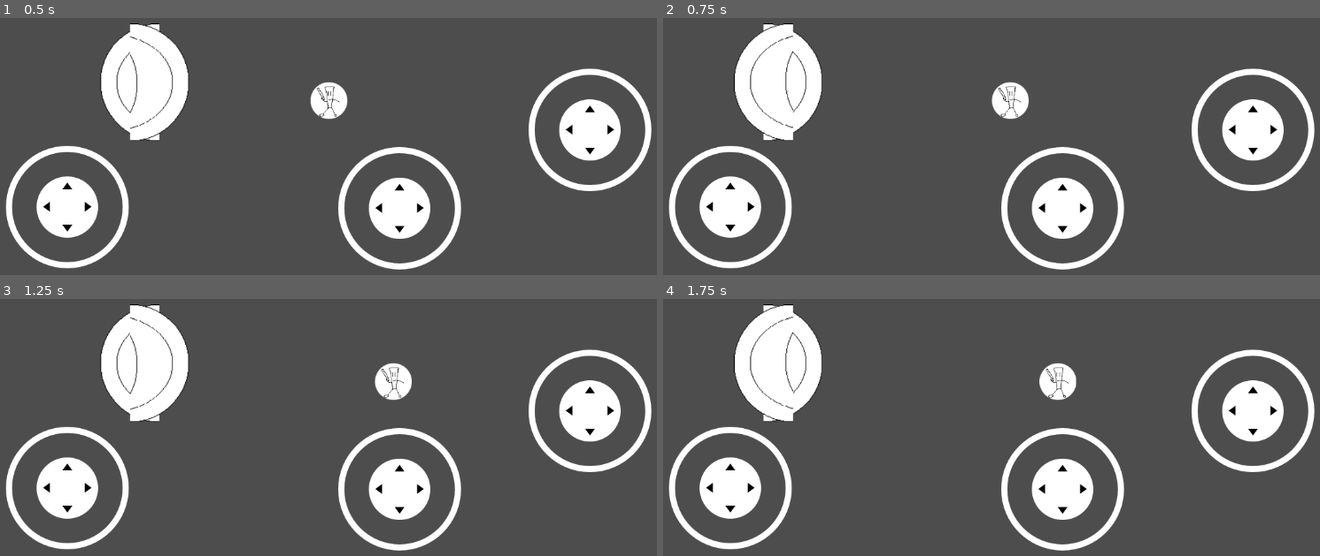
Above: before the commit, frames 1-4 (two rows, left to right).
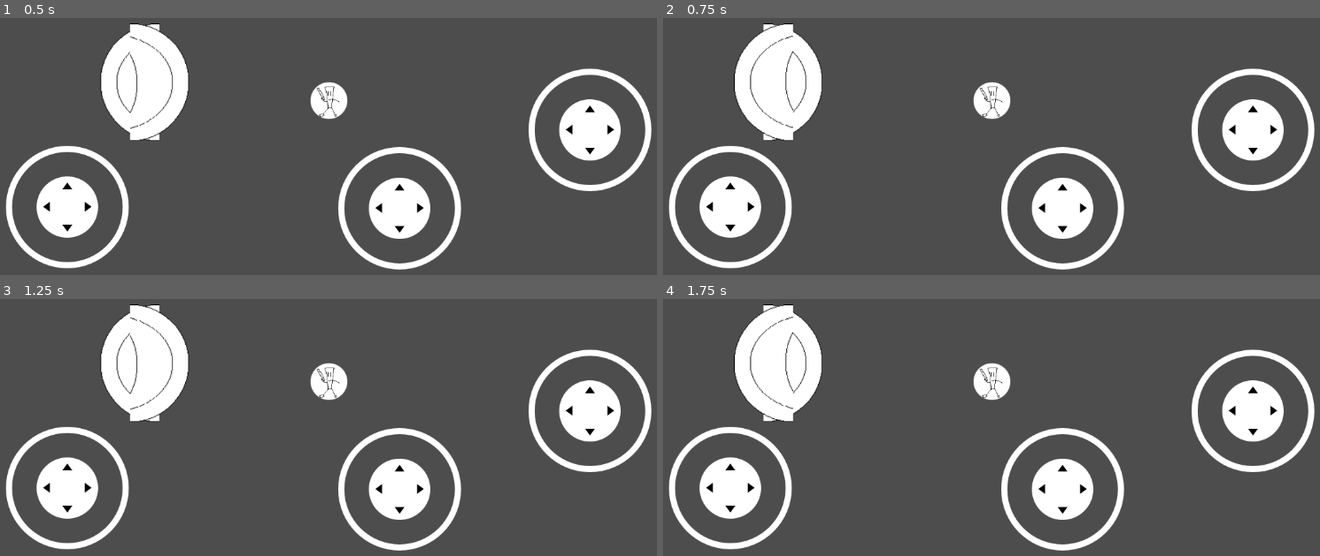
Above: after the commit, the same moments.

Repository: Treidexy/italianfighter
Game: Godot game, scene res://scenes/main.tscn
The game is run twice, just before and just after one commit, with the same random seed, the same clock (stepped at 60 frames per second) and the same inputs.
Inputs (mouse positions are in pixels of both pictures, inside the frame that each line leads up to):
- Up to frame 1 (0.5 s): no input
- Up to frame 2 (0.75 s): tap Enter at 0.5 s; move the mouse to (1149, 79) at 0.52 s; hold D (right) from 0.53 s (still down); click (1149, 79) at 0.67 s
- Up to frame 3 (1.25 s): keep holding D (right)
- Up to frame 4 (1.75 s): release D (right) at 1.25 s; drag from (853, 401) to (958, 460) at 1.27 s

Frame 1 is identical in both runs. In frame 2, 0.9% of the frame differs, in the area x 47-56%, y 24-40%; in frame 3, 1.3%, in the area x 47-63%, y 24-40%; in frame 4, 1.3%.
Error after the commit: Invalid access to property or key 'stat' on a base object of type 'Nil'. (res://scripts/player.gd:13)

Commit message:
fck godot may everyone who contributed to it di in a hole

Diff:
--- a/scenes/player.tscn
+++ b/scenes/player.tscn
@@ -1,15 +1,15 @@
-[gd_scene load_steps=6 format=3 uid="uid://gkkaaufyce68"]
+[gd_scene load_steps=5 format=3 uid="uid://gkkaaufyce68"]
 
 [ext_resource type="Texture2D" uid="uid://d27d4fmny001g" path="res://assets/circle.png" id="1_g2els"]
 [ext_resource type="Script" uid="uid://bmr36mnhgd4ds" path="res://scripts/player.gd" id="1_qhqgy"]
 [ext_resource type="Texture2D" uid="uid://cwwv4dlu1cm50" path="res://assets/troops/tung/tung.png" id="3_qlg0r"]
-[ext_resource type="Script" uid="uid://bxnfh3aap2eps" path="res://scripts/troops/tung/tung.gd" id="4_qlg0r"]
 
 [sub_resource type="CircleShape2D" id="CircleShape2D_g2els"]
 
 [node name="Player" type="CharacterBody2D"]
-script = ExtResource("4_qlg0r")
-metadata/_custom_type_script = "uid://bxnfh3aap2eps"
+motion_mode = 1
+script = ExtResource("1_qhqgy")
+metadata/_custom_type_script = "uid://bmr36mnhgd4ds"
 
 [node name="CollisionShape2D" type="CollisionShape2D" parent="."]
 shape = SubResource("CircleShape2D_g2els")
@@ -23,8 +23,3 @@
 position = Vector2(1, 4.76837e-07)
 scale = Vector2(0.2375, 0.240625)
 texture = ExtResource("3_qlg0r")
-
-[node name="Node" type="Node" parent="." node_paths=PackedStringArray("BODY", "TROOP")]
-script = ExtResource("1_qhqgy")
-BODY = NodePath("..")
-TROOP = NodePath("..")
--- a/scenes/troops/tung/tung_slash.tscn
+++ b/scenes/troops/tung/tung_slash.tscn
@@ -5,6 +5,7 @@
 
 [node name="TungSlash" type="CharacterBody2D"]
 input_pickable = true
+motion_mode = 1
 script = ExtResource("1_6hsx7")
 metadata/_custom_type_script = "uid://cr4k35vtsl71e"
 
--- a/scripts/player.gd
+++ b/scripts/player.gd
@@ -1,22 +1,29 @@
-extends Node
+class_name Player
+extends CharacterBody2D
 
-@export var BODY: CharacterBody2D;
 @export var TROOP: Troop;
-var dir := Vector2(0, 0);
+var main_dir := Vector2(0, 0);
+var super_dir := Vector2(0, 0);
 
 func _physics_process(delta: float) -> void:
 	var dx = Input.get_axis("left", "right");
 	var dy = Input.get_axis("up", "down");
 	var d = Vector2(dx, dy).normalized();
 
-	BODY.velocity = d * TROOP.stat.SPEED;
-	BODY.move_and_slide();
+	velocity = d * TROOP.stat.SPEED;
+	move_and_slide();
 
 	# because on mouseUp event, joystick is reset before we can read it :(
-	var x := Input.get_axis('aim_left', 'aim_right')
-	var y := Input.get_axis('aim_up', 'aim_down')
-	dir = Vector2(x, y).normalized();
+	var x := Input.get_axis('aim_main_left', 'aim_main_right')
+	var y := Input.get_axis('aim_main_up', 'aim_main_down')
+	main_dir = Vector2(x, y).normalized();
+	x = Input.get_axis('aim_super_left', 'aim_super_right')
+	y = Input.get_axis('aim_super_up', 'aim_super_down')
+	super_dir = Vector2(x, y).normalized();
 
 func _input(event: InputEvent) -> void:
-	if event is InputEventMouseButton and event.is_pressed() == false and dir.length() > 0:
-		TROOP.main(dir);
+	if event is InputEventMouseButton and event.is_pressed() == false:
+		if main_dir.length() > 0:
+			TROOP.main(main_dir);
+		if super_dir.length() > 0:
+			TROOP.zuper(super_dir);
--- a/scripts/troops/tung/tung.gd
+++ b/scripts/troops/tung/tung.gd
@@ -13,7 +13,7 @@
 	proj.rotation = dir.angle();
 
 func zuper(dir: Vector2):
-	var proj: TungSlash = THROW.instantiate();
+	var proj: TungThrow = THROW.instantiate();
 	get_tree().current_scene.add_child(proj);
 	proj.FATHER = self;
 	proj.LIFE = 3.0;
